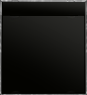
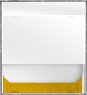
Layers edited between the first and the second 87x95 image:
added layer "Capa 5" above "Capa 3" over [left=1, top=2, right=85, bottom=94]
hid "Capa 3" over [left=0, top=0, right=87, bottom=95]
